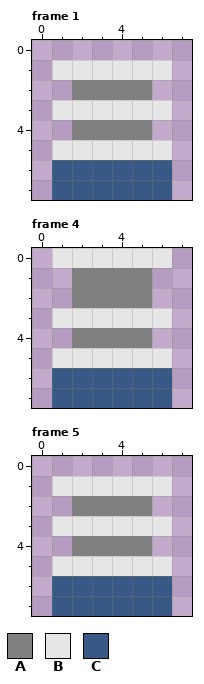
Edited in one commit: pixel-art file (external/trampoline.aseprite). The picture above was drawn from the file before the commit.
8x8 pixels, 6 frames. Shown: frame 1, frame 4, frame 5. The commit also changed other frames, which this record leaves out.
Palette (. is transparent): A #808080  B #e6e6e6  C #385986
Pixels before, frame 1, first column x 1:
1 BBBBBB
2 .AAAA.
3 BBBBBB
4 .AAAA.
5 BBBBBB
6 CCCCCC
7 CCCCCC
Pixels before, frame 4, first column x 1:
0 BBBBBB
1 .AAAA.
2 .AAAA.
3 BBBBBB
4 .AAAA.
5 BBBBBB
6 CCCCCC
7 CCCCCC
Pixels before, frame 5, first column x 1:
1 BBBBBB
2 .AAAA.
3 BBBBBB
4 .AAAA.
5 BBBBBB
6 CCCCCC
7 CCCCCC
The same view after the edit:
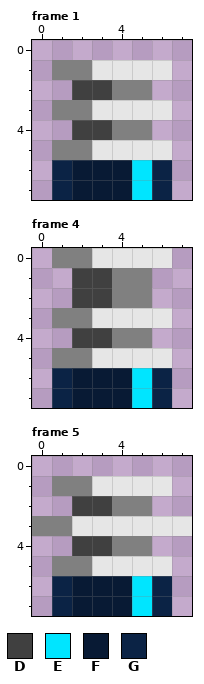
Colours new in this view: D #404040  E #00e5ff  F #081a34  G #0b2345
Changes in this commit:
Changed rows in their new state; - is an unchanged pixel.
Frame 1:
first column x 1:
1 AA----
2 -DD---
3 AA----
4 -DD---
5 AA----
6 GFFFEG
7 GFFFEG
Frame 4:
first column x 1:
0 AA----
1 -DD---
2 -DD---
3 AA----
4 -DD---
5 AA----
6 GFFFEG
7 GFFFEG
Frame 5:
first column x 0:
1 -AA-----
2 --DD----
3 AA-----B
4 --DD----
5 -AA-----
6 -GFFFEG-
7 -GFFFEG-
